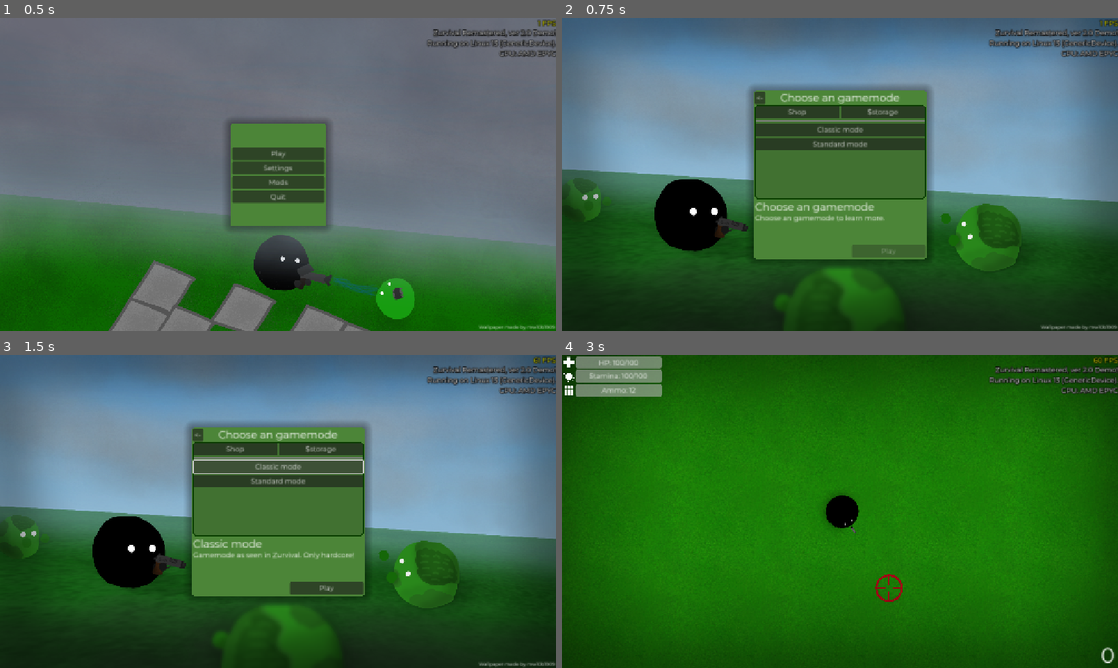
Above: before the commit, frames 1-4 (two rows, left to right).
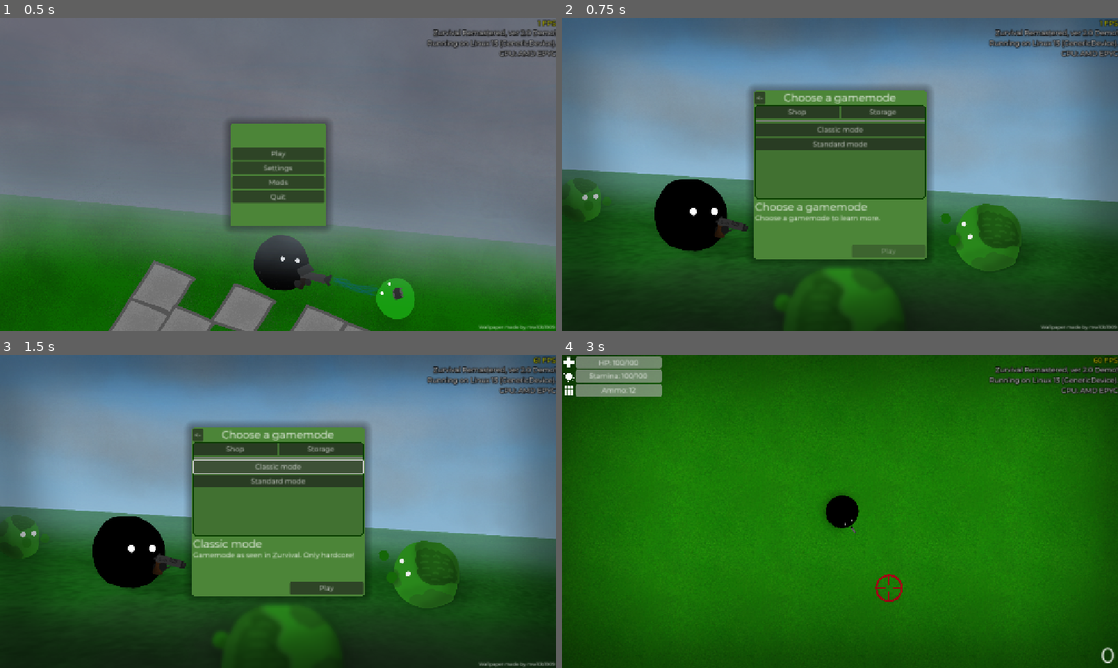
Above: after the commit, the same moments.

Repository: klodskateam/zurvival-remastered
Game: Godot game, scene res://menu.tscn
Two runs of this game, one before a commit and one after it. Both use one fixed random seed, a clock stepped at 60 frames per second and the inputs below.
Inputs:
- Up to frame 1 (0.5 s): no input
- Up to frame 2 (0.75 s): click "Play" at 0.5 s
- Up to frame 3 (1.5 s): click "Classic mode" at 1.25 s
- Up to frame 4 (3 s): click "Classic mode" at 2 s; click "Play" at 2.75 s

Frame 1 is identical in both runs. In frame 2, 0.6% of the frame differs, in the area x 39-61%, y 24-66%; in frame 3, 0.3%; in frame 4, nothing differs.

Commit message:
переводы доделаны

Diff:
--- a/Translation/translations.csv
+++ b/Translation/translations.csv
@@ -1,53 +1,54 @@
-id,en,ru,be,ch,sp,fi,bel,pl,emoji
+id,en,ru,be,zh,sp,fi,bel,pl,emoji
 $$$tutorial,"To correct or create a line, right-click on it and create a comment. After a while the translation will be …(1182 unchanged characters)…
 $$$langname,English,Русский,Беларуская,中文,Español,Suomi,Bielaruskaja lacinka,PL,🦲
 $$$englishname,English,Russian,Belarussian,Chinese,Spanish,Finnish,Belarusian Latin,Polish,Emoji
 $$$--,-,-,-,-,-,-,-,-,-
-$stamina,Stamina,Выносливость,Цягавітасць,耐力,Resistencia,Energia,Ciahavitaść,,💪
-$play,Play,Играть,Гуляць,游戏,Jugar,Pelaa,Huliać,,🤾
-$bullets,Ammo,Пули,Кулі,子弹,Balas,Ammukset,Kuli,,🚅
-$settings,Settings,Настройки,Налады,设置,Ajustes,Asetukset,Nalady,,⚒
-$health,HP,Здоровье,Здароўе,健康,Salud,HP,Zdaroŭje,,🏥
-$createdby,Wallpaper made by,Обои сделал,Зроблена,制作：,Hecho por,Taustakuvan teki,Zrobliena,,⚒
-$save,Save,Сохранить,Захаваць,节省,Guardar,Tallenna,Zachavać,,🖊
-$fullscreen,Fullscreen (F11),Полноэкранный режим (F11),Поўнаэкранны рэжым (F11),全屏模式 (F11),Modo de pantalla completa (F11),Kokonäyttö (F11),Poŭnaekranny režym (F11),,🌕-🖥 📳 (F1⃣1⃣)
-$graphicssettings,Graphical settings,Настройки графики,Настройкі графікі,图形设置,Ajustes gráficos,Grafiikka-asetukset,Nastrojki hrafiki,,🖥 ⚒
-$other,Other,Другие,Іншыя,其他,Otros,Muu,Inšyja,,🎏
-$machinetranslat,"The language you have chosen has been tran …(732 unchanged characters)… converter-ru. Dapamahčy z pierakladam?,"PL PLACEHOLDER","The Emoji language was created using  …(90 unchanged characters)…
-$pausemenu,Pause menu,Меню паузы,Меню паўзы,暂停菜单,Menú Pausa,Pysäytysvalikko,Mieniu paŭzy,,⏸ 🍣
-$resume,Resume,Продолжить,Працягнуць,待续,Continuación,Jatkaa peliä,Praciahnuć,,😣
-$quit,Quit,Выход,Вынахад,输出,Salida,Poistua,Vynachad,,🚪
-$pausetext,Press ESC to continue,Нажмите ESC чтобы продолжить,Націсніце ESC каб працягнуць,按 ESC 继续,Pulse ESC para continuar,Paina ESC jatkaaksesi,Naciśnicie ESC kab praciahnuć,,⏸ 5⃣ 😣
-$help,Help,Помочь с переводом игры,Дапамагчы,帮助,Ayuda,Auttaa pelin kääntämiseen!,Dapamahčy,,ℹ ⏮ ✍ 🕹
-$youdead,You have died!,Вы умерли!,Вы памерлі!,你死定了！,¡Estás muerto!,Olet kuollut!,Vy pamierli!,,👆 ☠️ ❗
-$score,Score,Счёт,Рахунак,查看,Controlar,Pistemäärä,Rachunak,,🏧
-$bestscore,Best score,Лучший счёт,Лепшы рахунак,最佳成绩,Mejor puntuación,Paras pistemäärä,Liepšy rachunak,,🏆 💯
-$gotomenu,Go to menu,В меню,Выйсці ў меню,退出到菜单,Salir al menú,Poistu valikkoon,Vyjsci ŭ mieniu,,🍣
-$placeholdergmname,Choose an gamemode,Выберите режим,Абярыце рэжым,选择模式,Seleccione el modo,Valitse pelin,Abiarycie režym,,🖊 📳
-$placeholdergmdesc,Choose an gamemode to learn more.,Выберите режим чтобы узнать больше,Абярыце рэжым каб даведацца больш,选择模式以了解更多信息,Seleccione el modo para saber más,"Valitse pelin, että saa lisää tietoa.",Abiarycie režym kab daviedacca boĺš,,🖊 📳 💡 🌅
-$gamemodeselect,Choose an gamemode,Выберите режим,Абярыце рэжым,选择模式,Seleccione el modo,Valitse pelin,Abiarycie režym,,🖊 📳
-$standardmodename,Standard mode,Стандартный режим,Стандартны рэжым,标准模式,Modo estándar,Tavallinen peli,Standartny režym,,🐩 📳
-$standardmodedesc,Classic gamemode that you know and love.,"Самый стандартный режим, что ещё говорить?","Самы стандартны рэжым, што яшчэ казаць?",最标准的模式，我还能说什么？,"El modo más estándar, ¿qué más decir?",Klassikko! Tavallinen peli.,"Samy standartny režym, što jašče kazać?",,"🌅 🐩 📳, ⚫️❔ 🙆 💪 👤 💬 ❓"
-$moderror,Mod error!,Ошибка мода!,Памылка мода!,模组错误！,Error de moda!,Modissä tapahtui virhe!,Pamylka moda!,,👗 ❌ ❗
-$modnameerror,Mod name missing,Название не установлено,Назва не ўстаноўлена,名称未设置,Nombre no establecido,Nimi ei lisätty,Nazva nie ŭstanoŭliena,,📛 🚫 ⚒
-$moddescerror,Mod description missing,Описание не установлено,Апісанне не ўстаноўлена,描述未设置,Descripción no instalada,Seloste ei lisätty,Apisańnie nie ŭstanoŭliena,,📛 🚫 ⚒
-$mods,Mods,Моды,Моды,模组,Modas,Modit,Mody,,🧟‍♂
-$close,Close,Закрыть,Зачыніць,关闭,Cerrar,Sulje,Začynić,,🔐
-$modtexterror,The text is not set,Текст не установлен,Тэкст не ўстаноўлены,文本未设置,Texto no instalado,Tekstiä ei asetettu,Tekst nie ŭstanoŭlieny,,✍ 🚫 ⚒
-$actionserror,Actions not set,События не установлены,Падзеі не ўстаноўлены,事件未设置,Eventos no establecidos,Tapahtumia ei asetettu,Padziei nie ŭstanoŭlieny,,🎉 🚫 ⚒
-$message,Message,Сообщение,Паведамленне,信息,Mensaje,Viesti,Paviedamlieńnie,,📧
-$open,Open,Открыть,,打开,Abierto,Avaa,,,📂
-$website,Website,Веб-сайт,,网站,Sitio web,Netti-sivusto,,,🕸
-$shop,Shop,Магазин,,店铺,Comercio,Kauppa,,,🏬
-$notset,Not installed,Не установлено,,未安装,No instalado,Ei asetettu,,,🚫 ❎
-$buy,Buy,Купить,,,,Ostaa,,,
-$received,Received,Получено,,,,Saatu,,,
-$modsforzr2.0,Mods for ZR2.0,Моды для ZR2.0,,,,ZR2.0:n modit,,,
-$learnmore,Learn more,Узнать больше,,,,Lisätietoa,,,
-$loading,"Loading, please wait...","Загрузка, пожалуйста подождите...",,,,"Ladataan, odota hetki",,,
-$errorinternetmods,"Couldn't load mod list, reply code: %s.  …(179 unchanged characters)… упность адреса \""kteam.veliona.no\"".",,,,"Modinlistaa ei voitu ladata, vastauskoodi: %s. Tarkista sinun internet-yhteytesi tai osoitteen \""kteam.veliona.no\"" saavutettavuus.",,,
-$errorinternetmods0,"Couldn't load mod list, you have (in op …(98 unchanged characters)…  экстрасэнса зомбу) отключён интернет.",,,,"Modinlistaa ei voitu ladata, sinulla (zombun näkemyksen mukaan) ei ole internet-yhteyttä.",,,
-$selectmod,Select a mod...,Выберите мод...,,,,Valitse modin...,,,
-$downloadmod,Download mod,Скачать мод,,,,Lataa modin,,,
-$classicmodename,Classic mode,Классический режим,,,,Klassillinen pelimuoto,,,
-$classicmodedesc,Gamemode as seen in Zurvival. Only hardcore!,Режим прямиком из Zurvival. Только хардкор!,,,,Pelimuoto suoraan Zurvivallista. Vain hardcore!,,,
+$stamina,Stamina,Выносливость,Цягавітасць,耐力,Resistencia,Energia,Ciahavitaść,Wytrzymałość,💪
+$play,Play,Играть,Гуляць,游戏,Jugar,Pelaa,Huliać,Grać,🤾
+$bullets,Ammo,Пули,Кулі,子弹,Balas,Ammukset,Kuli,Kule,🚅
+$settings,Settings,Настройки,Налады,设置,Ajustes,Asetukset,Nalady,Ustawienia,⚒
+$health,HP,Здоровье,Здароўе,健康,Salud,HP,Zdaroŭje,Zdrowie,🏥
+$createdby,Wallpaper made by,Обои сделал,Шпалеры зрабіў,壁纸制作：,Papel pintado de,Taustakuvan teki,Špalery zrabiŭ,Tapeta wykonana przez,⚒
+$save,Save,Сохранить,Захаваць,节省,Guardar,Tallenna,Zachavać,Zapisz,🖊
+$fullscreen,Fullscreen (F11),Полноэкранный режим (F11),Поўнаэкранны рэжым (F11),全屏模式 (F11),Modo de pantalla completa (F11),Kokonäyttö (F11),Poŭnaekranny režym (F11),Pełny ekran (F11),🌕-🖥 📳 (F1⃣1⃣)
+$graphicssettings,Graphical settings,Настройки графики,Настройкі графікі,图形设置,Ajustes gráficos,Grafiikka-asetukset,Nastrojki hrafiki,Ustawienia graficzne,🖥 ⚒
+$other,Other,Другие,Іншыя,其他,Otros,Muu,Inšyja,Inne,🎏
+$machinetranslat,"The language you have chosen has been tran …(732 unchanged characters)… converter-ru. Dapamahčy z pierakladam?,"Język, który wybrałeś, został w całości wykonany z „DeepL”. Jeśli jesteś polskojęzycznym użytkownikiem i widzisz błąd, wyślij nam opinię!","The Emoji language was created using  …(90 unchanged characters)…
+$pausemenu,Pause menu,Меню паузы,Меню паўзы,暂停菜单,Menú Pausa,Pysäytysvalikko,Mieniu paŭzy,Menu pauzy,⏸ 🍣
+$resume,Resume,Продолжить,Працягнуць,待续,Continuación,Jatkaa peliä,Praciahnuć,Wznowienie,😣
+$quit,Quit,Выход,Вынахад,输出,Salida,Poistua,Vynachad,Odejdź,🚪
+$pausetext,Press ESC to continue,Нажмите ESC чтобы продолжить,Націсніце ESC каб працягнуць,按 ESC 继续,Pulse ESC para continuar,Paina ESC jatkaaksesi,Naciśnicie ESC kab praciahnuć,"Naciśnij ESC, aby kontynuować",⏸ 5⃣ 😣
+$help,Help,Помочь с переводом игры,Дапамагчы,帮助,Ayuda,Auttaa pelin kääntämiseen!,Dapamahčy,Pomoc,ℹ ⏮ ✍ 🕹
+$youdead,You have died!,Вы умерли!,Вы памерлі!,你死定了！,¡Estás muerto!,Olet kuollut!,Vy pamierli!,Umarłeś!,👆 ☠️ ❗
+$score,Score,Счёт,Рахунак,查看,Controlar,Pistemäärä,Rachunak,Wynik,🏧
+$bestscore,Best score,Лучший счёт,Лепшы рахунак,最佳成绩,Mejor puntuación,Paras pistemäärä,Liepšy rachunak,Najlepszy wynik,🏆 💯
+$gotomenu,Go to menu,В меню,Выйсці ў меню,退出到菜单,Salir al menú,Poistu valikkoon,Vyjsci ŭ mieniu,Przejdź do menu,🍣
+$placeholdergmname,Choose a gamemode,Выберите режим,Абярыце рэжым,选择模式,Seleccione el modo,Valitse pelin,Abiarycie režym,Wybierz tryb gry,🖊 📳
+$placeholdergmdesc,Choose a gamemode to learn more.,Выберите режим чтобы узнать больше,Абярыце рэжым каб даведацца больш,选择模式以了解更多信息,Seleccione el modo para saber más,"Valitse pelin, että saa lisää tietoa.",Abiarycie režym kab daviedacca boĺš,"Wybierz tryb gry, aby dowiedzieć się więcej.",🖊 📳 💡 🌅
+$gamemodeselect,Choose a gamemode,Выберите режим,Абярыце рэжым,选择模式,Seleccione el modo,Valitse pelin,Abiarycie režym,Wybierz tryb gry,🖊 📳
+$standardmodename,Standard mode,Стандартный режим,Стандартны рэжым,标准模式,Modo estándar,Tavallinen peli,Standartny režym,Tryb standardowy,🐩 📳
+$standardmodedesc,"Just the same old standard mode, what else to say?","Самый стандартный режим, что ещё говорить?","Самы стандартны рэжым, што яшчэ казаць?",最标准的模式，我还能说什么？,"El modo más estándar, ¿qué más decir?",Klassikko! Tavallinen peli.,"Samy standartny režym, što jašče kazać?","Najbardziej standardowy tryb, co jeszcze można powiedzieć?","🌅 🐩 📳, ⚫️❔ 🙆 💪 👤 💬 ❓"
+$moderror,Mod error!,Ошибка мода!,Памылка мода!,模组错误！,Error de moda!,Modissä tapahtui virhe!,Pamylka moda!,Błąd moda!,👗 ❌ ❗
+$modnameerror,Mod name missing,Название не установлено,Назва не ўстаноўлена,名称未设置,Nombre no establecido,Nimi ei lisätty,Nazva nie ŭstanoŭliena,Brak nazwy moda,📛 🚫 ⚒
+$moddescerror,Mod description missing,Описание не установлено,Апісанне не ўстаноўлена,描述未设置,Descripción no instalada,Seloste ei lisätty,Apisańnie nie ŭstanoŭliena,Brak opisu modu,📛 🚫 ⚒
+$mods,Mods,Моды,Моды,模组,Modas,Modit,Mody,Mody,🧟‍♂
+$close,Close,Закрыть,Зачыніць,关闭,Cerrar,Sulje,Začynić,Zamknij,🔐
+$modtexterror,The text is not set,Текст не установлен,Тэкст не ўстаноўлены,文本未设置,Texto no instalado,Tekstiä ei asetettu,Tekst nie ŭstanoŭlieny,Tekst nie został ustawiony,✍ 🚫 ⚒
+$actionserror,Actions not set,События не установлены,Падзеі не ўстаноўлены,事件未设置,Eventos no establecidos,Tapahtumia ei asetettu,Padziei nie ŭstanoŭlieny,Działania nie zostały ustawione,🎉 🚫 ⚒
+$message,Message,Сообщение,Паведамленне,信息,Mensaje,Viesti,Paviedamlieńnie,Wiadomość,📧
+$open,Open,Открыть,Адкрыць,打开,Abierto,Avaa,Adkrycʹ,Otwarty,📂
+$website,Website,Веб-сайт,Вэб-сайт,网站,Sitio web,Netti-sivusto,Veb-sajt,Strona,🕸
+$shop,Shop,Магазин,Крама,店铺,Comercio,Kauppa,Krama,Sklep,🏬
+$notset,Not set,Не установлено,Не ўстаноўлена,未安装,No instalado,Ei asetettu,Nje ŭstanoŭlena,Nie ustawiono,🚫 ❎
+$buy,Buy,Купить,Купіць,购买,Comprar,Ostaa,Kupicʹ,Kup,💲
+$received,received,получено,атрымана,收到,recibido,saatu,atrymana,otrzymany,📨
+$modsforzr2.0,Mods for ZR2.0,Моды для ZR2.0,Моды для ZR2.0,ZR2.0 的改装,Mods para ZR2.0,ZR2.0:n modit,Mody dla ZR2.0,Mody dla ZR2.0,🧟‍♂ 💧 ZR2.0
+$learnmore,Learn more,Узнать больше,Даведацца больш,更多信息,Más información,Lisätietoa,Daviedacca bołʹš,Dowiedz się więcej,💡 🌅
+$loading,"Loading, please wait...","Загрузка, пожалуйста подождите...","Загрузка, калі ласка пачакайце...",正在加载，请稍候...,"Cargando, por favor espere...","Ladataan, odota hetki","Zagruzka, kałi łaska pačakajcie...","Ładowanie, proszę czekać...","⏬, 🙏 ⌛..."
+$errorinternetmods,"Couldn't load mod list, reply code: %s.  …(179 unchanged characters)… упность адреса \""kteam.veliona.no\"".","Не ўдалося атрымаць спіс модаў, код адказу: %s. Праверце падлучэнне да інтэрнэту або даступнасць адраса \""kteam.veliona.no\"".",无法加载模式列表，回复代码： %s. ,"No se pudo cargar la lista de mods, código de respuesta: %s. Por favor, comprueba tu conexión a internet o la accesibilidad de \""kteam.veliona.no\"".","Modinlistaa ei voitu ladata, vastauskoodi: %s. Tarkista sinun internet-yhteytesi tai osoitteen \""kteam.veliona.no\"" saavutettavuus.","Nje ŭdałosia atrymacʹ spis modaŭ, kod adkazu: %s. Praviercie padłučennie da internetu abo dastupnascʹ adrasa \""kteam.veliona.no\"".","Nie można załadować listy modów, kod odpowiedzi: %s. Sprawdź połączenie internetowe lub dostępność strony \""kteam.veliona.no\"".","Couldn't load mod list, reply code: %s. Please check your internet connection or accessibility of \""kteam.veliona.no\""."
+$errorinternetmods0,"Couldn't load mod list, you have (in op …(98 unchanged characters)…  экстрасэнса зомбу) отключён интернет.","Не атрымалася атрымаць спіс модаў, у вас (па меркаванні экстрасэнса зомбу) адключаны інтэрнэт.",无法获取模式列表，您的网络（据 Zombu 灵媒称）瘫痪了。,"No se puede obtener la lista de mods, su Internet es (de acuerdo con zombu psíquica) hacia abajo.","Modinlistaa ei voitu ladata, sinulla (zombun näkemyksen mukaan) ei ole internet-yhteyttä.","Nje atrymałasia atrymacʹ spis modaŭ, u vas (pa mierkavanni ekstrasensa zombu) adklučany internet.","Nie mogłem pobrać listy modów, twój internet (według zombu psychic) nie działa.","Couldn't load mod list, you have (in opinion of zombu psychic) disabled internet."
+$selectmod,Select a mod...,Выберите мод...,Абярыце рэжым...,选择模式...,Seleccione un mod...,Valitse modin...,Abiarycie režym...,Wybierz mod...,⚒ 🧟‍♂...
+$downloadmod,Download mod,Скачать мод,Спампаваць мод,下载模式,Descargar mod,Lataa modin,Spampavacʹ mod,Pobierz mod,⏬ 🧟‍♂
+$classicmodename,Classic mode,Классический режим,Класічны рэжым,经典模式,Modo clásico,Klassillinen pelimuoto,Kłasičny režym,Tryb klasyczny,🌟 📳
+$classicmodedesc,Gamemode as seen in Zurvival. Only hardcore!,Режим прямиком из Zurvival. Только хардкор!,Рэжым наўпрост з Zurvival. Толькі хардкор!,Zurvival 中的游戏模式。只有硬核！,Un modo sacado directamente de Zurvival. ¡Sólo que hardcore!,Pelimuoto suoraan Zurvivallista. Vain hardcore!,Režym naŭprost z Zurvival. Tołʹki chardkor!,Tryb gry widoczny w grze Zurvival. Tylko hardcore!,📳 📏 ⚪️➡️ Zurvival. 👯 🕴 ❗
+$storage,Storage,Склад,Склад,组成,Almacén,Varasto,Skład,Skład,🏬
--- a/project.godot
+++ b/project.godot
@@ -127,7 +127,7 @@
 
 [internationalization]
 
-locale/translations=PackedStringArray("res://Translation/translations.be.translation", "res://Translation/translations.ch.translation", "res://Translation/trans …(322 unchanged characters)…
+locale/translations=PackedStringArray("res://Translation/translations.be.translation", "res://Translation/translations.zh.translation", "res://Translation/trans …(322 unchanged characters)…
 
 [layer_names]
 
Not shown, changed: Translation/translations.csv.import
